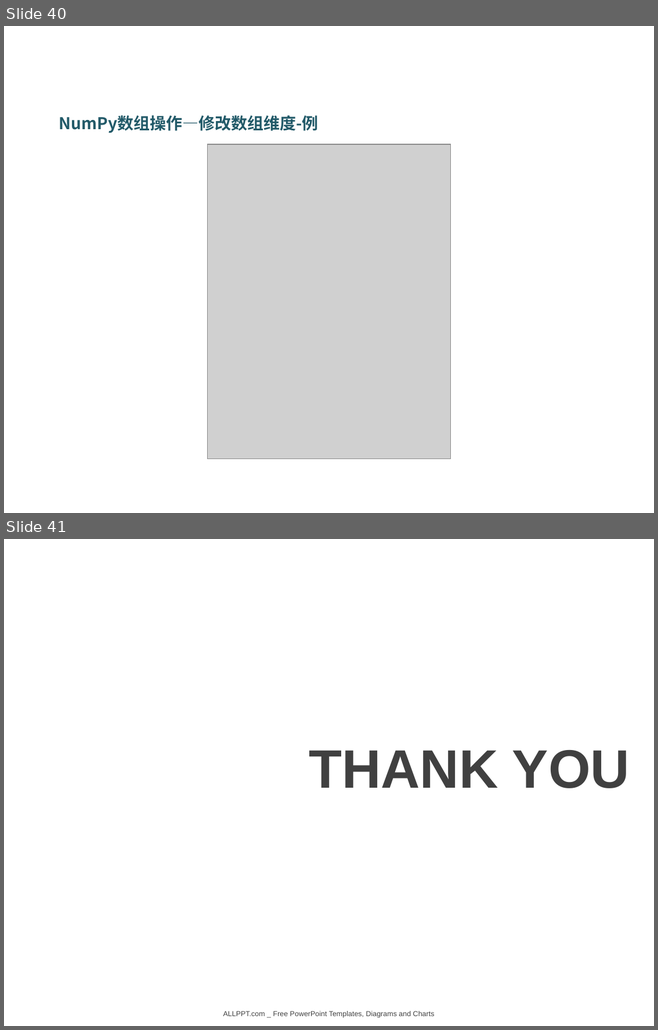
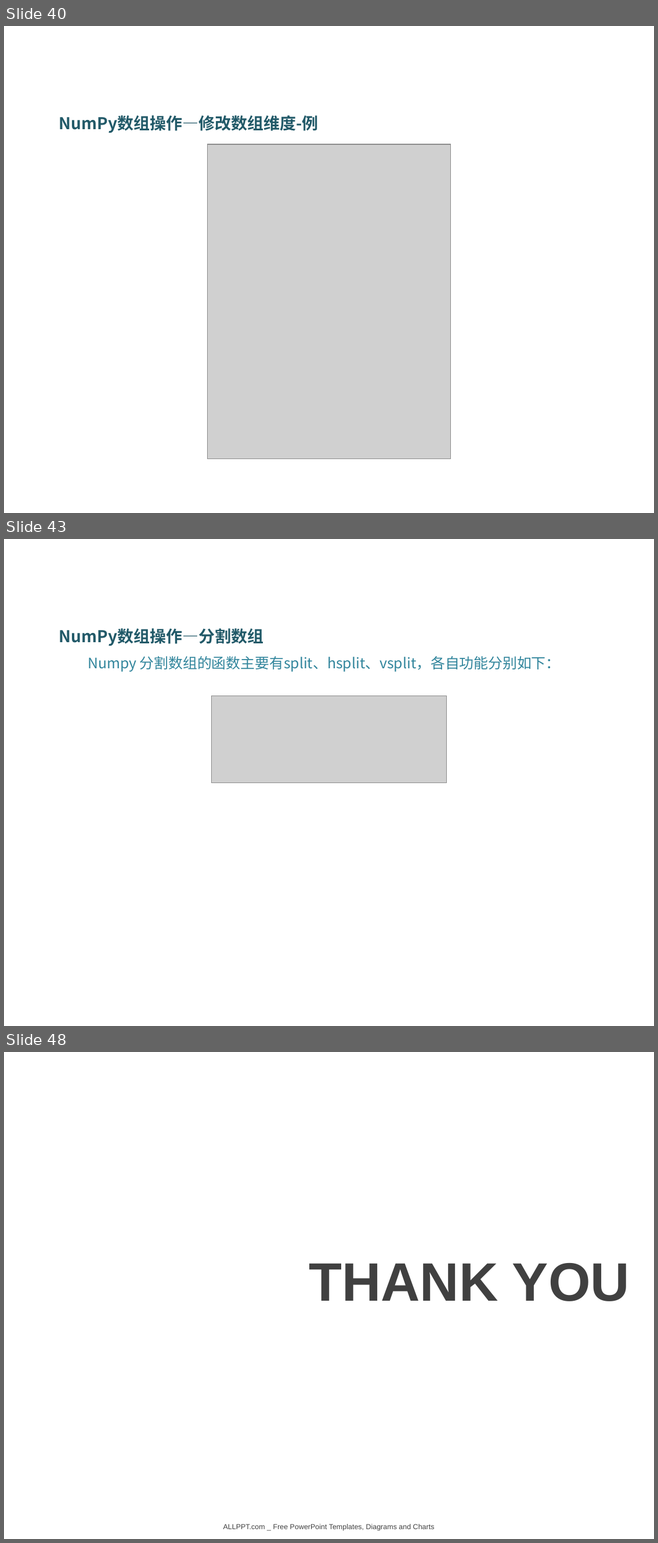
Before and after one commit to DataScienceCoding/Python-Data-Analysis, a slide deck: Python-Data-Analysis.pptx. Shown one above the other, each under a label of ours: slides 40 and 41 before the commit, slides 40, 43 and 48 after it; the slides between them are not shown. The pictures are 658x1030 and 658x1543 pixels, drawn with LibreOffice and Linux fonts; fonts in the diff are those of the drawing; grey boxes stand for pictures; background and template pictures are left out. Boxes give left, top, right and bottom in pixels: in the first picture for what was removed or moved away, otherwise in the second. Text is boxed around its words. In the diff, an @@ line names an element or a change of style, - is before the commit and + after.

```diff
--- a/Python-Data-Analysis.pptx
+++ b/Python-Data-Analysis.pptx
@@ slide 43 added at (4, 539, 654, 1026), background picture (left out) @@
@@ text added at (59, 628, 560, 672), 16 pt, text #31859C @@
+NumPy数组操作—分割数组
+Numpy 分割数组的函数主要有split、hsplit、vsplit，各自功能分别如下：
@@ picture added at (211, 696, 447, 783) @@
@@ what was slide 41 is now slide 48 @@
```
Also in this commit, not shown: 2 slides changed, 6 other slides added, 2 other files.
